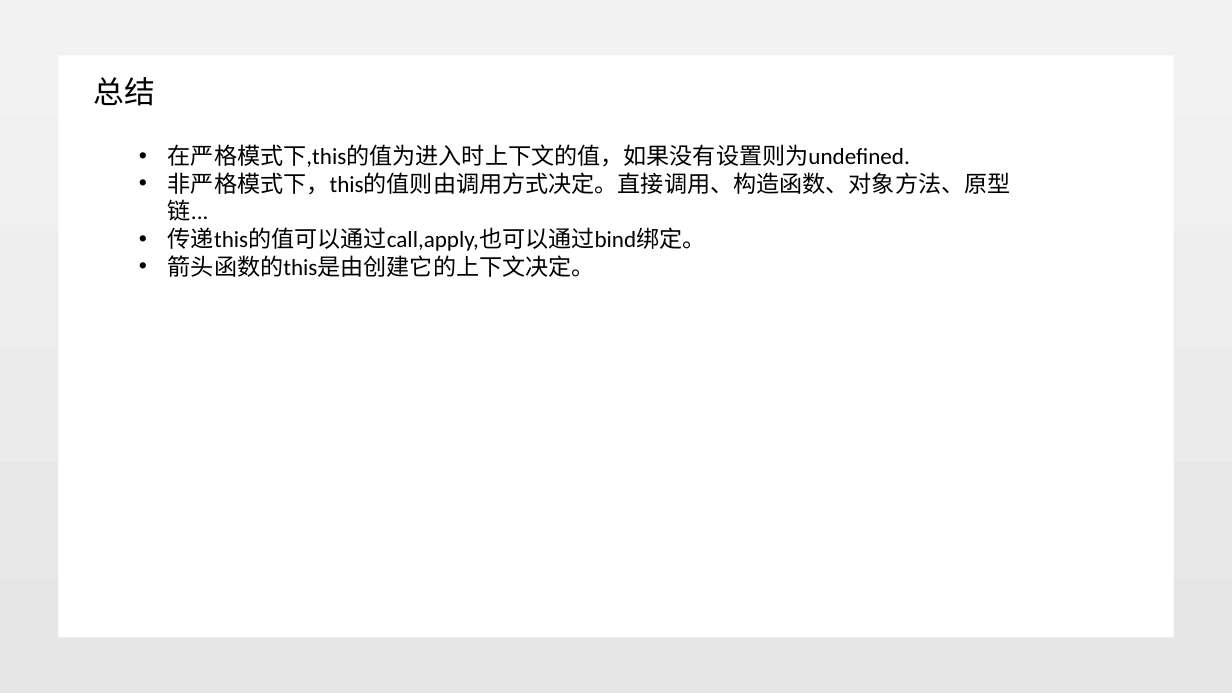
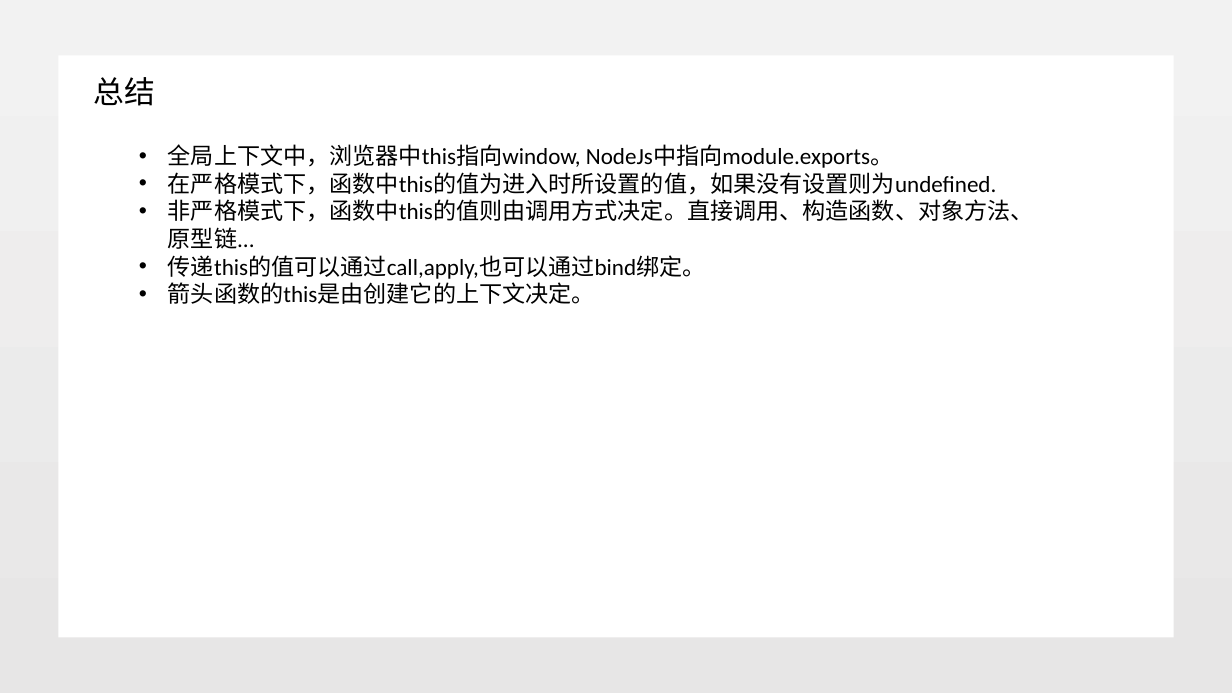
Before and after one commit to jungleguo/ReadNotes, a slide deck: slide 15 of 分享/JavaScript_this.pptx (slide 9 before the commit). Drawn at 1232x693 pixels with LibreOffice and Linux fonts; fonts in the diff are those of the drawing; background and template pictures are left out. Boxes give left, top, right and bottom in pixels: in the first picture for what was removed or moved away, otherwise in the second. Text is boxed around its words. In the diff, an @@ line names an element or a change of style, - is before the commit and + after.

Commit message:
completed

```diff
--- a/分享/JavaScript_this.pptx
+++ b/分享/JavaScript_this.pptx
@@ text at (168,144,1034,249): text changed @@
-• 在严格模式下,this的值为进入时上下文的值，如果没有设置则为undefined.
-• 非严格模式下，this的值则由调用方式决定。直接调用、构造函数、对象方法、原型链...
+• 全局上下文中，浏览器中this指向window, NodeJs中指向module.exports。
+• 在严格模式下，函数中this的值为进入时所设置的值，如果没有设置则为undefined.
+• 非严格模式下，函数中this的值则由调用方式决定。直接调用、构造函数、对象方法、原型链...
```
Also in this commit, not shown: 2 other slides changed, 6 slides added.
